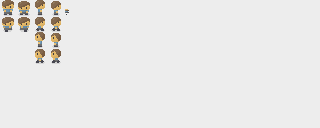
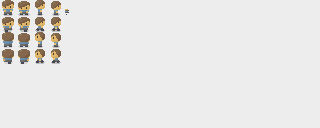
Layers edited between the first and the second w=320, h=128 image:
painted on "Layer 5" over [2, 13, 61, 64]
